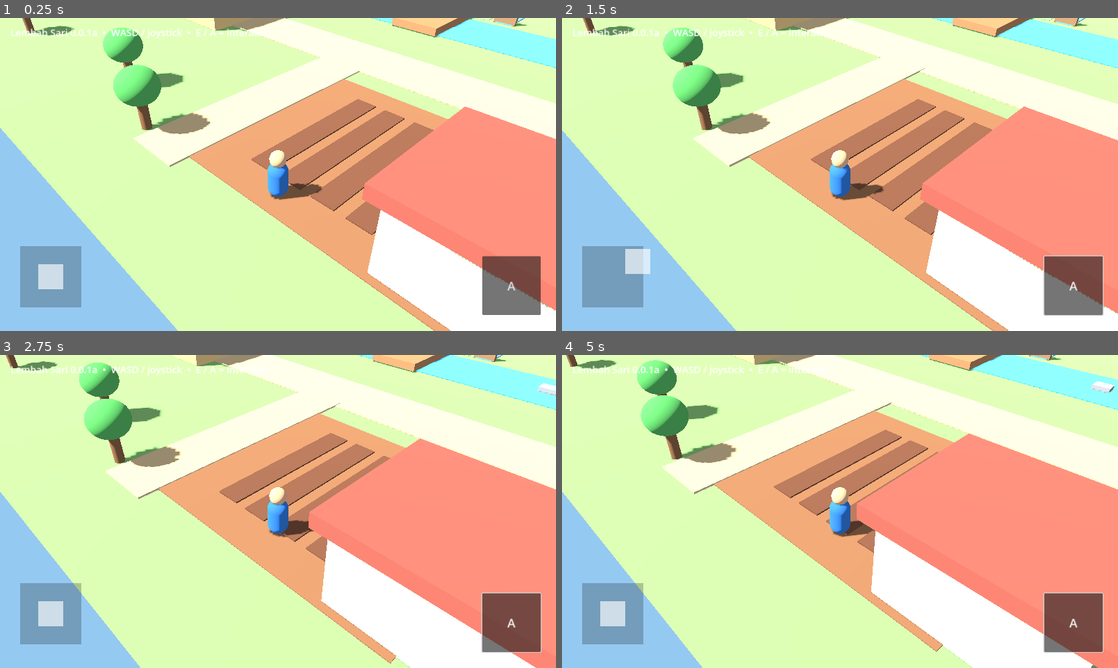
Above: before the commit, frames 1-4 (two rows, left to right).
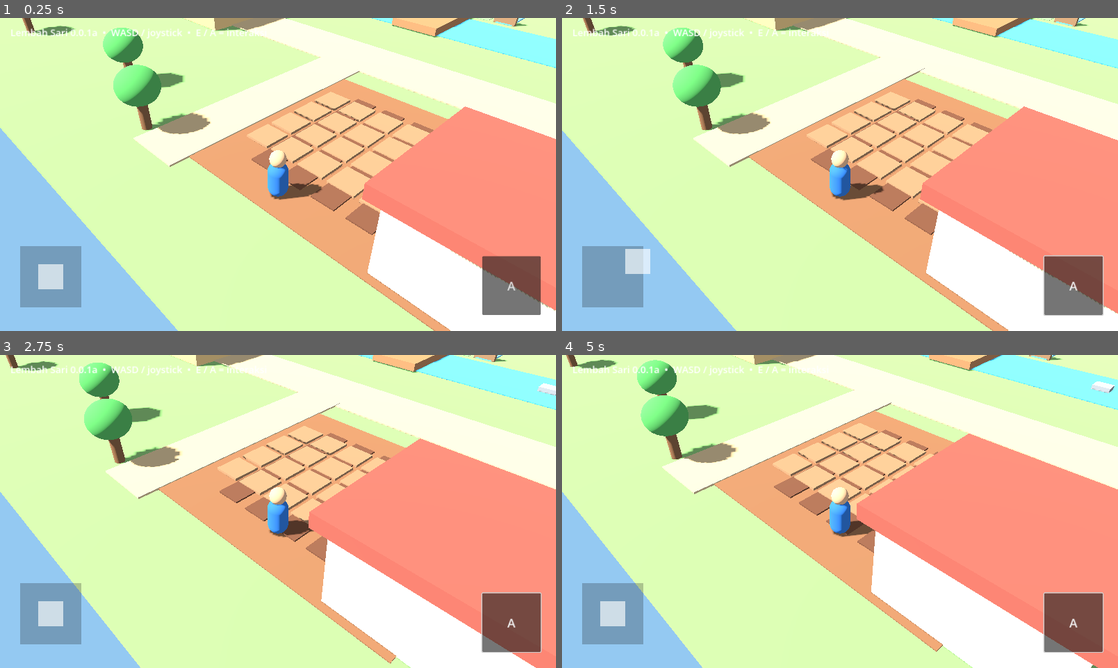
Above: after the commit, the same moments.

Repository: eneft/Lembah-sari
Game: Godot game, scene res://scenes/Main.tscn
Two runs of this game, one before a commit and one after it. Both use one fixed random seed, a clock stepped at 60 frames per second and the inputs below.
Inputs (mouse positions are in pixels of both pictures, inside the frame that each line leads up to):
- Up to frame 1 (0.25 s): no input
- Up to frame 2 (1.5 s): click "A" at 0.5 s; tap Enter at 1.25 s; drag from (612, 277) to (895, 105) at 1.27 s
- Up to frame 3 (2.75 s): drag from (166, 527) to (250, 574) at 2.02 s
- Up to frame 4 (5 s): tap Space at 2.75 s; move the mouse to (895, 442) at 2.77 s; hold D (move_right) 2.78-3.5 s; tap 1 at 2.85 s; drag from (812, 574) to (673, 464) at 3.52 s; tap Enter at 4.25 s; move the mouse to (1006, 558) at 4.27 s; hold A (move_left) from 4.28 s (still down); tap 3 at 4.35 s

The runs differ from the first frame. In frame 1, 4.7% of the frame differs, in the area x 44-78%, y 23-63%; in frame 2, 4.7%; in frame 3, 3.7%; in frame 4, 3.3%.

Commit message:
feat: wire farm manager into main scene

Diff:
--- a/scenes/Main.tscn
+++ b/scenes/Main.tscn
@@ -1,8 +1,9 @@
-[gd_scene load_steps=5 format=3]
+[gd_scene load_steps=6 format=3]
 
 [ext_resource type="Script" path="res://scripts/world_builder.gd" id="1"]
 [ext_resource type="PackedScene" path="res://scenes/Player.tscn" id="2"]
 [ext_resource type="PackedScene" path="res://ui/MobileControls.tscn" id="3"]
+[ext_resource type="Script" path="res://scripts/farm_manager.gd" id="4"]
 
 [sub_resource type="Environment" id="Environment_main"]
 background_mode = 1
@@ -25,4 +26,7 @@
 [node name="Player" parent="." instance=ExtResource("2")]
 position = Vector3(8.0, 0.2, 15.0)
 
+[node name="FarmManager" type="Node3D" parent="."]
+script = ExtResource("4")
+
 [node name="MobileControls" parent="." instance=ExtResource("3")]
